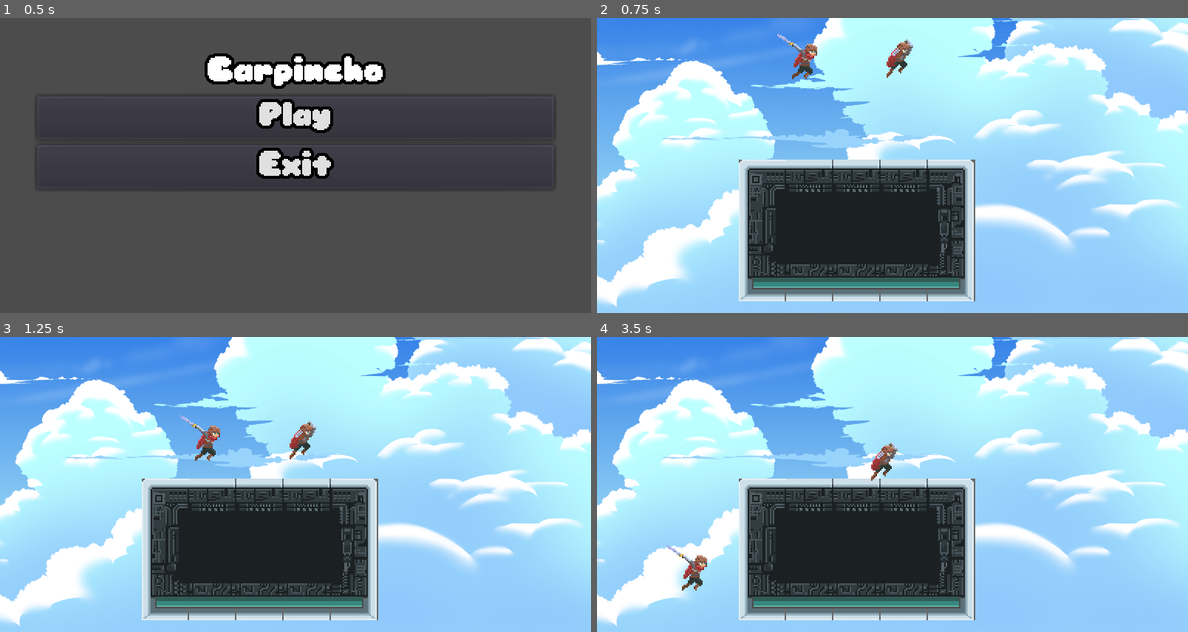
Above: before the commit, frames 1-4 (two rows, left to right).
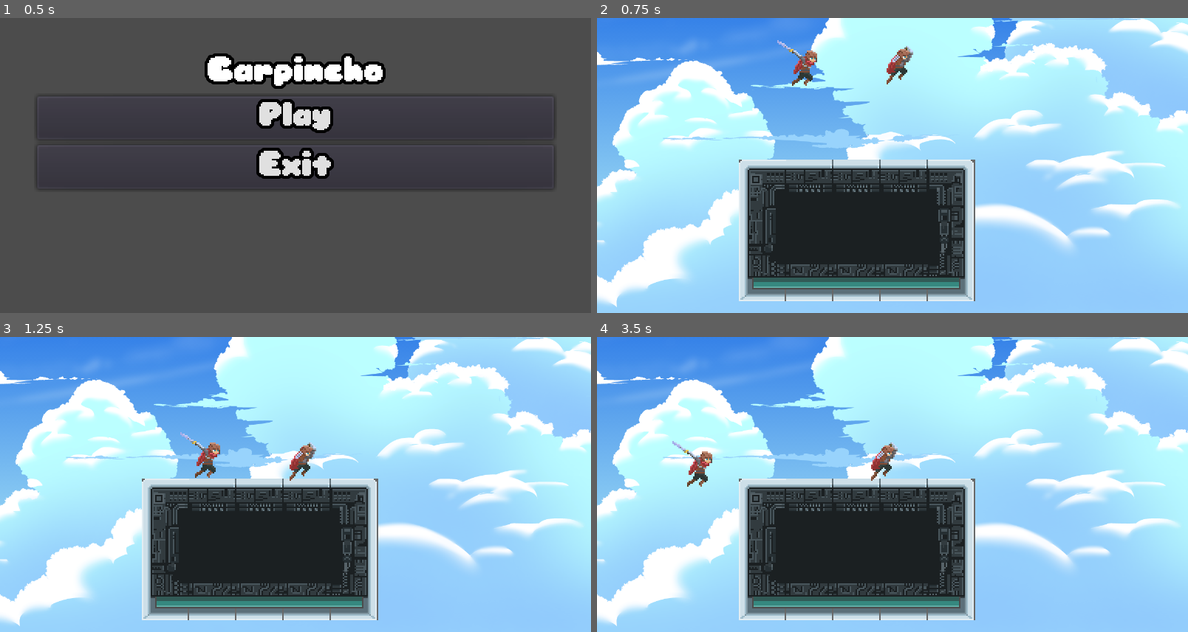
Above: after the commit, the same moments.

Repository: Pepereiram/carpincho-repo
Game: Godot game, scene res://menu/Mainmenu.tscn
The game is run twice, just before and just after one commit, with the same random seed, the same clock (stepped at 60 frames per second) and the same inputs.
Inputs:
- Up to frame 1 (0.5 s): no input
- Up to frame 2 (0.75 s): click "Play" at 0.5 s
- Up to frame 3 (1.25 s): no input
- Up to frame 4 (3.5 s): hold D (move_right) 1.28-2.78 s; tap J (move_left2) at 1.35, 2.85 s; tap L (move_right2) at 2.1 s; hold A (move_left) from 2.78 s (still down)

Frame 1 is identical in both runs. In frame 2, 0.8% of the frame differs, in the area x 30-54%, y 5-23%; in frame 3, 1.1%, in the area x 30-54%, y 26-49%; in frame 4, 0.6%.

Commit message:
Gravity change
The condition is_on_floor was added to control the endless gravity acceleration

Diff:
--- a/project/Scenes/mono2.gd
+++ b/project/Scenes/mono2.gd
@@ -1,11 +1,10 @@
 extends KinematicBody2D
-
 
 var velocity = Vector2()
 
 var SPEED = 200
 var ACCELERATION = 100
-var GRAVITY = 200
+var GRAVITY = 10
 
 # Called when the node enters the scene tree for the first time.
 func _ready():
@@ -13,9 +12,11 @@
 
 
 func _physics_process(delta):
-
+	move_and_slide(velocity, Vector2.UP)
 	var move_input = Input.get_axis("move_left2", "move_right2")
 	#velocity.x = move_input * SPEED
 	velocity.x = move_toward(velocity.x, move_input*SPEED, ACCELERATION)
-	velocity.y += GRAVITY * delta
-	move_and_slide(velocity, Vector2.UP)
+	velocity.y += GRAVITY
+	if is_on_floor():
+		velocity.y = 0
+	#move_and_slide(velocity, Vector2.UP)
--- a/project/Scenes/monoPrueba.gd
+++ b/project/Scenes/monoPrueba.gd
@@ -4,7 +4,7 @@
 
 var SPEED = 200
 var ACCELERATION = 100
-var GRAVITY = 200
+var GRAVITY = 10
 
 # Called when the node enters the scene tree for the first time.
 func _ready():
@@ -12,12 +12,14 @@
 
 
 func _physics_process(delta):
-
+	move_and_slide(velocity, Vector2.UP)
 	var move_input = Input.get_axis("move_left", "move_right")
 	#velocity.x = move_input * SPEED
 	velocity.x = move_toward(velocity.x, move_input*SPEED, ACCELERATION)
-	velocity.y += GRAVITY * delta
-	move_and_slide(velocity, Vector2.UP)
+	velocity.y += GRAVITY
+	if is_on_floor():
+		velocity.y = 0
+	#move_and_slide(velocity, Vector2.UP)
 
 	#if Input.is_action_just_pressed("jump"):
 	#	velocity.y = -JUMP_SPPED
--- a/project/menu/Mainmenu.tscn
+++ b/project/menu/Mainmenu.tscn
@@ -44,17 +44,17 @@
 max_lines_visible = 10
 
 [node name="play" type="Button" parent="VBoxContainer"]
-margin_top = 35.0
+margin_top = 28.0
 margin_right = 350.0
-margin_bottom = 65.0
+margin_bottom = 58.0
 rect_pivot_offset = Vector2( -236, -27 )
 theme = SubResource( 2 )
 text = "Play"
 
 [node name="exit" type="Button" parent="VBoxContainer"]
-margin_top = 67.0
+margin_top = 62.0
 margin_right = 350.0
-margin_bottom = 97.0
+margin_bottom = 92.0
 theme = ExtResource( 2 )
 text = "Exit"
 
